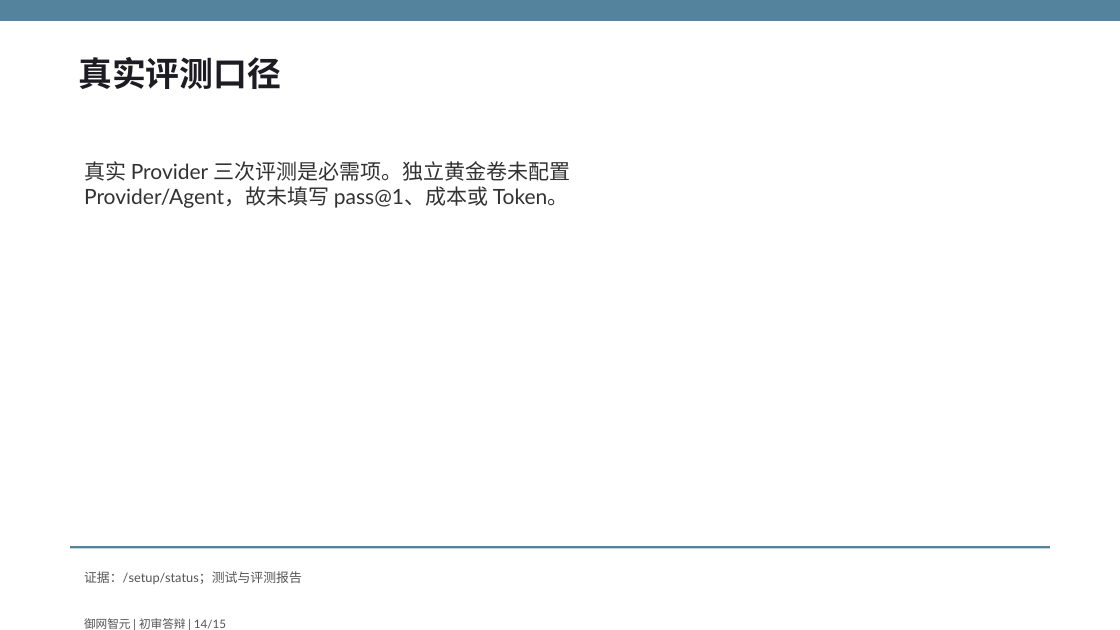
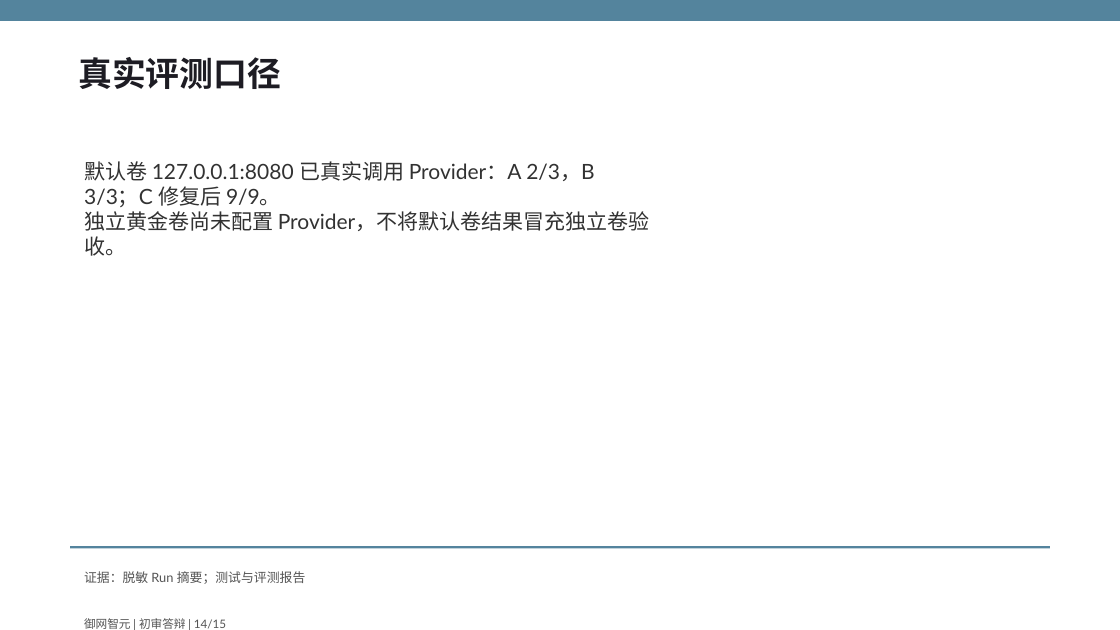
Before and after one commit to fuyao0612/gdaib-ctf-agent, a slide deck: slide 14 of output/submission/御网智元-初审答辩.pptx. Drawn at 1120x630 pixels with LibreOffice and Linux fonts; fonts in the diff are those of the drawing. Boxes give left, top, right and bottom in pixels: in the first picture for what was removed or moved away, otherwise in the second. Text is boxed around its words. In the diff, an @@ line names an element or a change of style, - is before the commit and + after.

Commit message:
docs: record default workspace provider evaluation

```diff
--- a/output/submission/御网智元-初审答辩.pptx
+++ b/output/submission/御网智元-初审答辩.pptx
@@ text at (84, 161, 650, 256): text changed @@
-真实 Provider 三次评测是必需项。独立黄金卷未配置 Provider/Agent，故未填写 pass@1、成本或 Token。
+默认卷 127.0.0.1:8080 已真实调用 Provider：A 2/3，B 3/3；C 修复后 9/9。
+独立黄金卷尚未配置 Provider，不将默认卷结果冒充独立卷验收。
@@ text at (84, 571, 306, 584): text changed @@
-证据：/setup/status；测试与评测报告
+证据：脱敏 Run 摘要；测试与评测报告
```
Also in this commit, not shown: 1 other slide changed, 4 other files.
